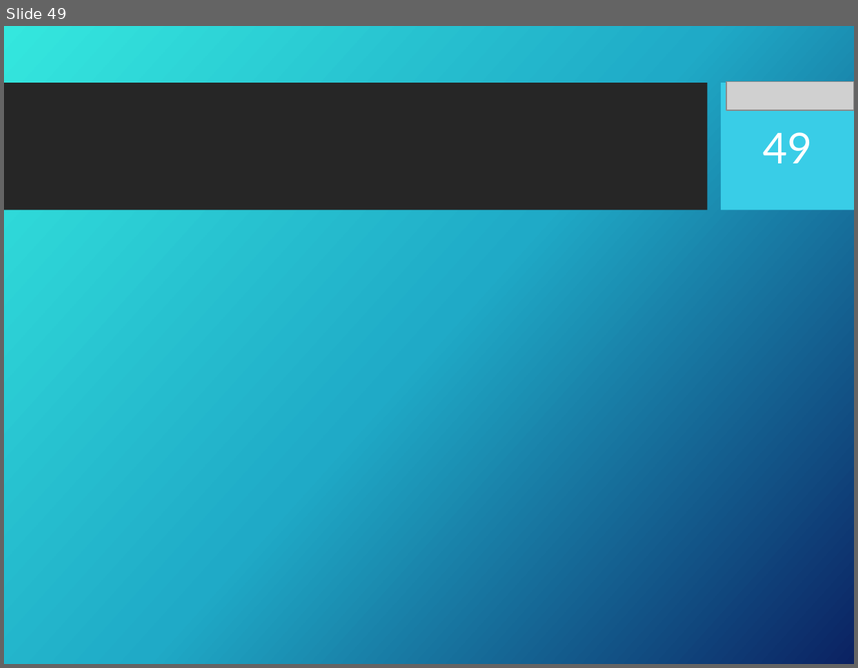
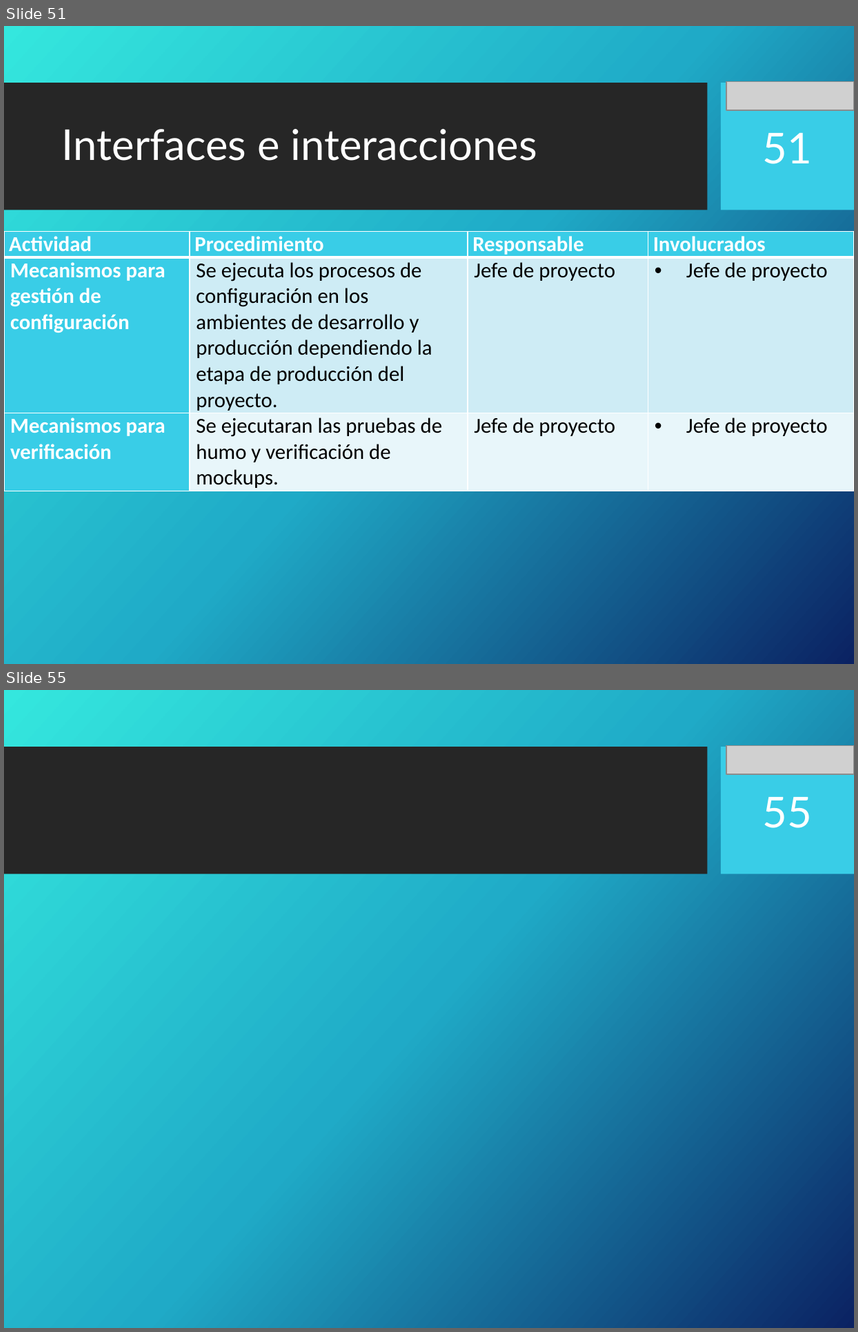
Before and after one commit to portafolio2016/hipocrates, a slide deck: docs/plan-de-proyecto/ppt-iteracion1.pptx. Shown one above the other, each under a label of ours: slide 49 before the commit, slides 51 and 55 after it; the slides between them are not shown. The pictures are 858x668 and 858x1332 pixels, drawn with LibreOffice and Linux fonts; fonts in the diff are those of the drawing; grey boxes stand for pictures; background and template pictures are left out. Boxes give left, top, right and bottom in pixels: in the first picture for what was removed or moved away, otherwise in the second. Text is boxed around its words. In the diff, an @@ line names an element or a change of style, - is before the commit and + after.

Commit message:
Agregado Estructura organizacional / Interfaces e interacciones / Responsables

```diff
--- a/docs/plan-de-proyecto/ppt-iteracion1.pptx
+++ b/docs/plan-de-proyecto/ppt-iteracion1.pptx
@@ slide 51 added at [4,26,854,664], background picture (left out); not listed: 2 template elements that a slide beside it also shows @@
@@ picture added at [726,82,854,111] @@
@@ title added at [62,129,537,161], 36 pt, text #FFFFFF @@
+Interfaces e interacciones
@@ page number added at [763,132,812,164], 36 pt, text #FFFFFF @@
+51
@@ table added at [4,231,854,490], 3 rows, 4 columns @@
+Actividad | Procedimiento | Responsable | Involucrados
+Mecanismos para gestión de configuración | Se ejecuta los procesos de configuración en los ambientes de desarrollo y producción dependiendo la etapa de producción del proyecto. | Jefe de proyecto | Jefe de proyecto
+Mecanismos para verificación | Se ejecutaran las pruebas de humo y verificación de mockups. | Jefe de proyecto | Jefe de proyecto
@@ what was slide 49 is now slide 55 @@
@@ page number at [763,797,812,828]: text changed @@
-49
+55
```
Also in this commit, not shown: 7 other slides added.
